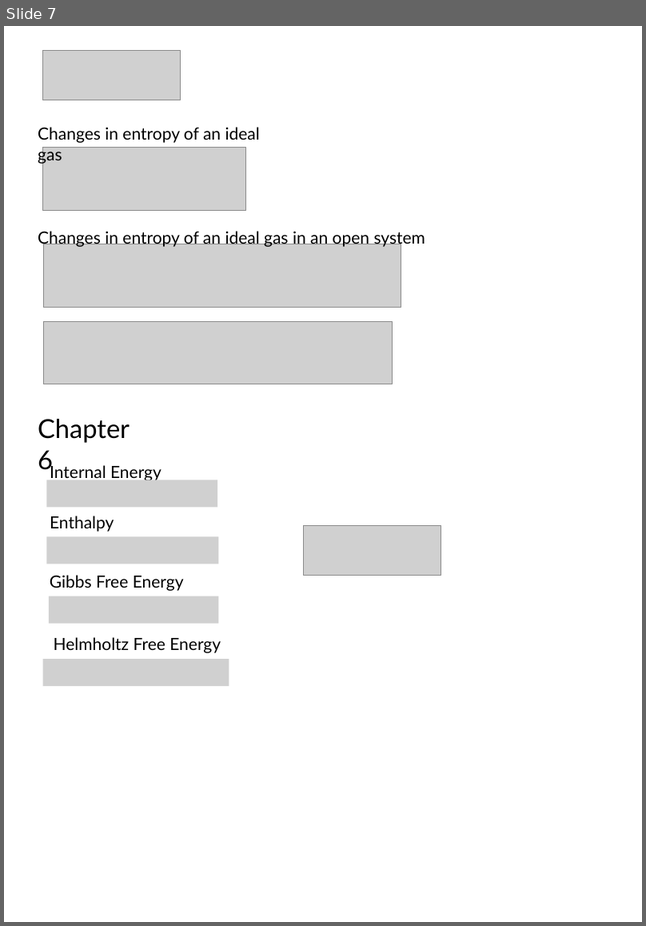
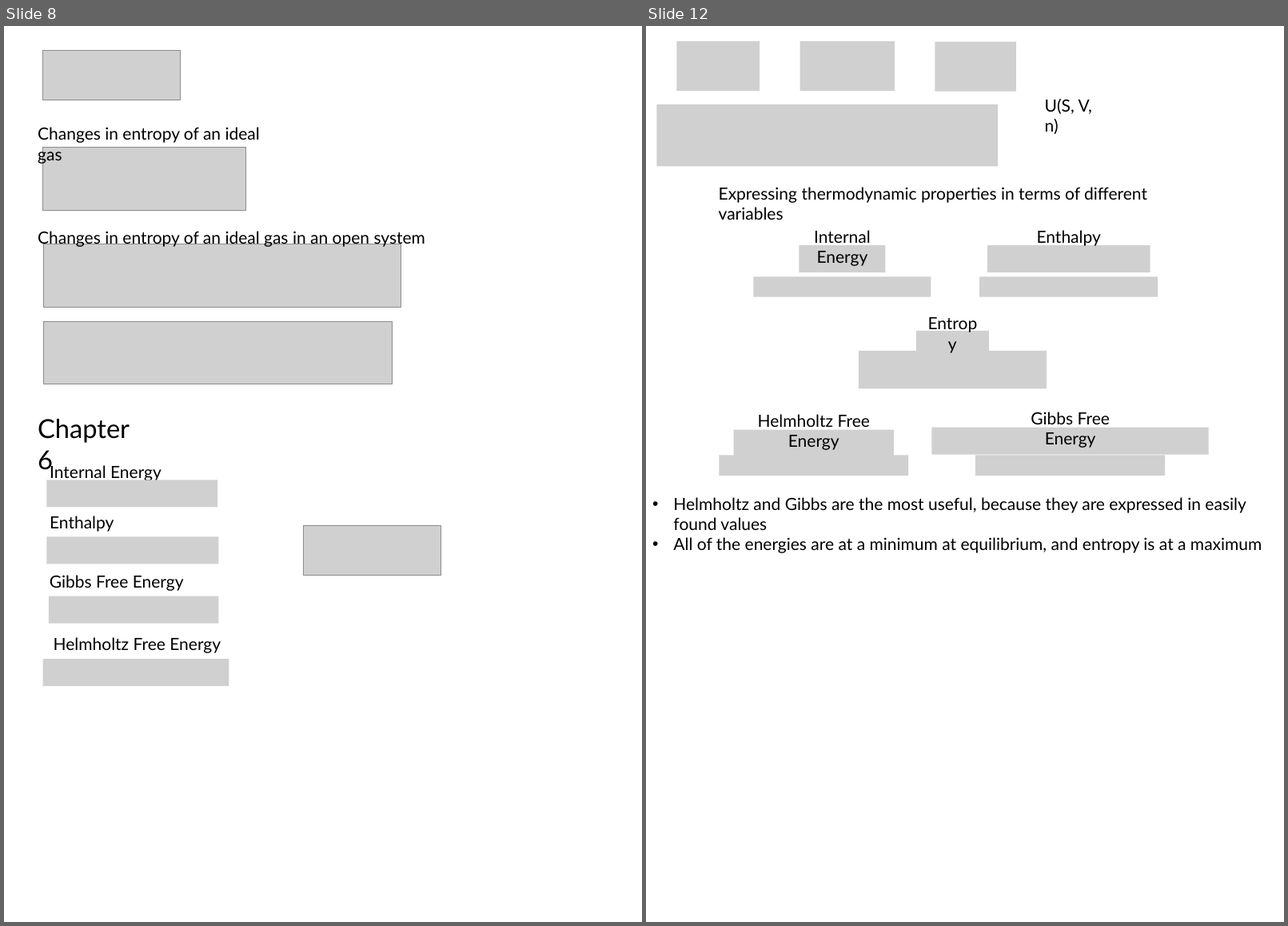
Before and after one commit to 1980s-Space-Guy/Fall24Classes, a slide deck: ThermodynamicsII.pptx. Shown side by side, each under a label of ours: slide 7 before the commit, slides 8 and 12 after it; the slides between them are not shown. The pictures are 646x926 and 1288x926 pixels, drawn with LibreOffice and Linux fonts; fonts in the diff are those of the drawing; grey boxes stand for pictures. Boxes give left, top, right and bottom in pixels: in the first picture for what was removed or moved away, otherwise in the second. Text is boxed around its words. In the diff, an @@ line names an element or a change of style, - is before the commit and + after.

```diff
--- a/ThermodynamicsII.pptx
+++ b/ThermodynamicsII.pptx
@@ slide 12 added at (x1=646, y1=26, x2=1284, y2=922), background #FFFFFF @@
@@ picture added at (x1=677, y1=41, x2=760, y2=91) @@
@@ picture added at (x1=800, y1=41, x2=895, y2=91) @@
@@ picture added at (x1=935, y1=41, x2=1016, y2=91) @@
@@ picture added at (x1=656, y1=104, x2=998, y2=167) @@
@@ text added at (x1=1045, y1=99, x2=1092, y2=134), 18 pt, text #000000 @@
+U(S, V, n)
@@ text added at (x1=719, y1=187, x2=1148, y2=220), 18 pt, text #000000 @@
+Expressing thermodynamic properties in terms of different variables
@@ text added at (x1=814, y1=230, x2=871, y2=266), 18 pt, text #000000 @@
+Internal Energy
@@ text added at (x1=1037, y1=230, x2=1101, y2=246), 18 pt, text #000000 @@
+Enthalpy
@@ picture added at (x1=800, y1=246, x2=885, y2=272) @@
@@ picture added at (x1=988, y1=246, x2=1150, y2=272) @@
@@ picture added at (x1=753, y1=276, x2=931, y2=297) @@
@@ picture added at (x1=980, y1=276, x2=1158, y2=297) @@
@@ picture added at (x1=916, y1=331, x2=988, y2=351) @@
@@ picture added at (x1=858, y1=351, x2=1047, y2=389) @@
@@ picture added at (x1=734, y1=430, x2=894, y2=456) @@
@@ text added at (x1=758, y1=414, x2=870, y2=450), 18 pt, text #000000 @@
+Helmholtz Free Energy
@@ picture added at (x1=932, y1=427, x2=1208, y2=454) @@
@@ text added at (x1=1031, y1=412, x2=1110, y2=448), 18 pt, text #000000 @@
+Gibbs Free Energy
@@ picture added at (x1=720, y1=456, x2=908, y2=476) @@
@@ picture added at (x1=976, y1=456, x2=1164, y2=476) @@
@@ text added at (x1=673, y1=497, x2=1262, y2=553), 18 pt, text #000000 @@
+• Helmholtz and Gibbs are the most useful, because they are expressed in easily found values
+• All of the energies are at a minimum at equilibrium, and entropy is at a maximum
@@ text added at (x1=1083, y1=539, x2=1140, y2=553), 18 pt, text #000000 @@
+Entropy
@@ what was slide 7 is now slide 8 @@
```
Also in this commit, not shown: 2 slides changed, 2 other slides added, 3 other files.
